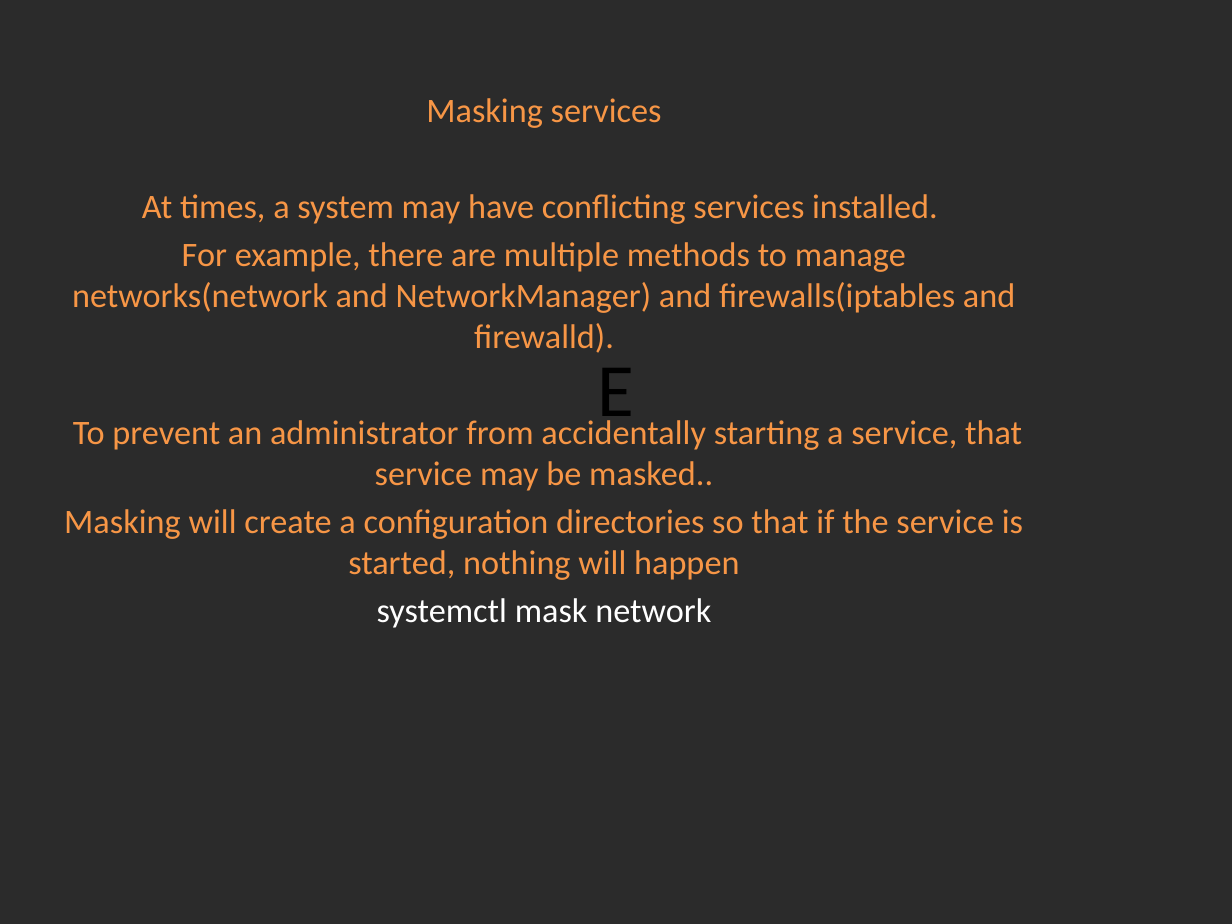
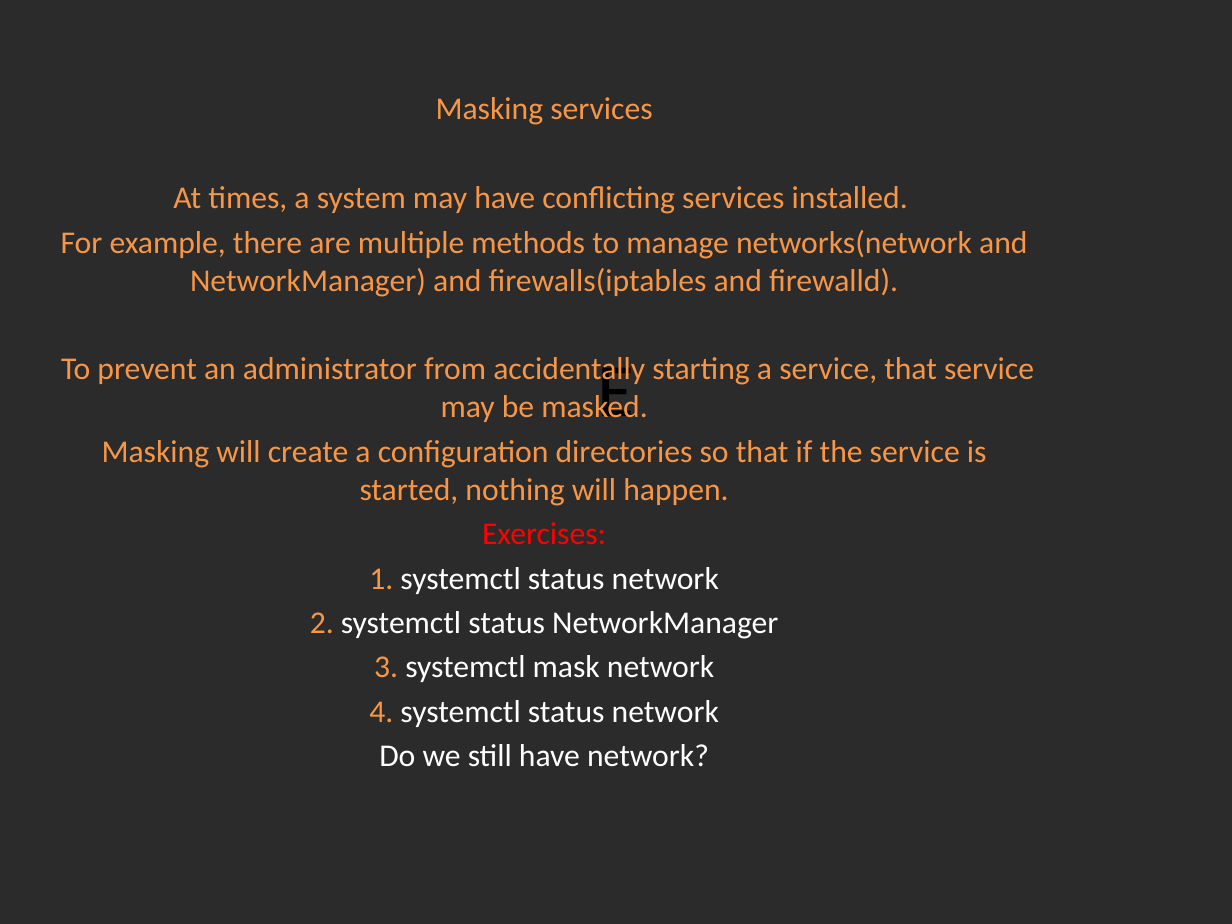
Before and after one commit to Academy-Soft-Intellect/Linux-Course, a slide deck: slide 6 of 10.SystemD_And_TheBootProcedure/10-SystemDAndTheBootProcedure.pptx. Drawn at 1232x924 pixels with LibreOffice and Linux fonts; fonts in the diff are those of the drawing; background and template pictures are left out; a plain dark background stands for a picture behind light text. Boxes give left, top, right and bottom in pixels: in the first picture for what was removed or moved away, otherwise in the second. Text is boxed around its words. In the diff, an @@ line names an element or a change of style, - is before the commit and + after.

Commit message:
Systemd typos.

```diff
--- a/10.SystemD_And_TheBootProcedure/10-SystemDAndTheBootProcedure.pptx
+++ b/10.SystemD_And_TheBootProcedure/10-SystemDAndTheBootProcedure.pptx
@@ subtitle at (x1=61, y1=97, x2=1027, y2=297): size 20 to 18.5 pt in "Masking services", "At times, a system may have conflicting ...", "For example, there are multiple methods to ..." @@
@@ subtitle at (x1=61, y1=357, x2=1034, y2=767): text changed; size 20 to 18.5 pt @@
-To prevent an administrator from accidentally starting a service, that service may be masked..
-Masking will create a configuration directories so that if the service is started, nothing will happen
-systemctl mask network
+To prevent an administrator from accidentally starting a service, that service may be masked.
+Masking will create a configuration directories so that if the service is started, nothing will happen.
+Exercises:
+1. systemctl status network
+2. systemctl status NetworkManager
+3. systemctl mask network
+4. systemctl status network
+Do we still have network?
```
Also in this commit, not shown: 4 other slides changed.
